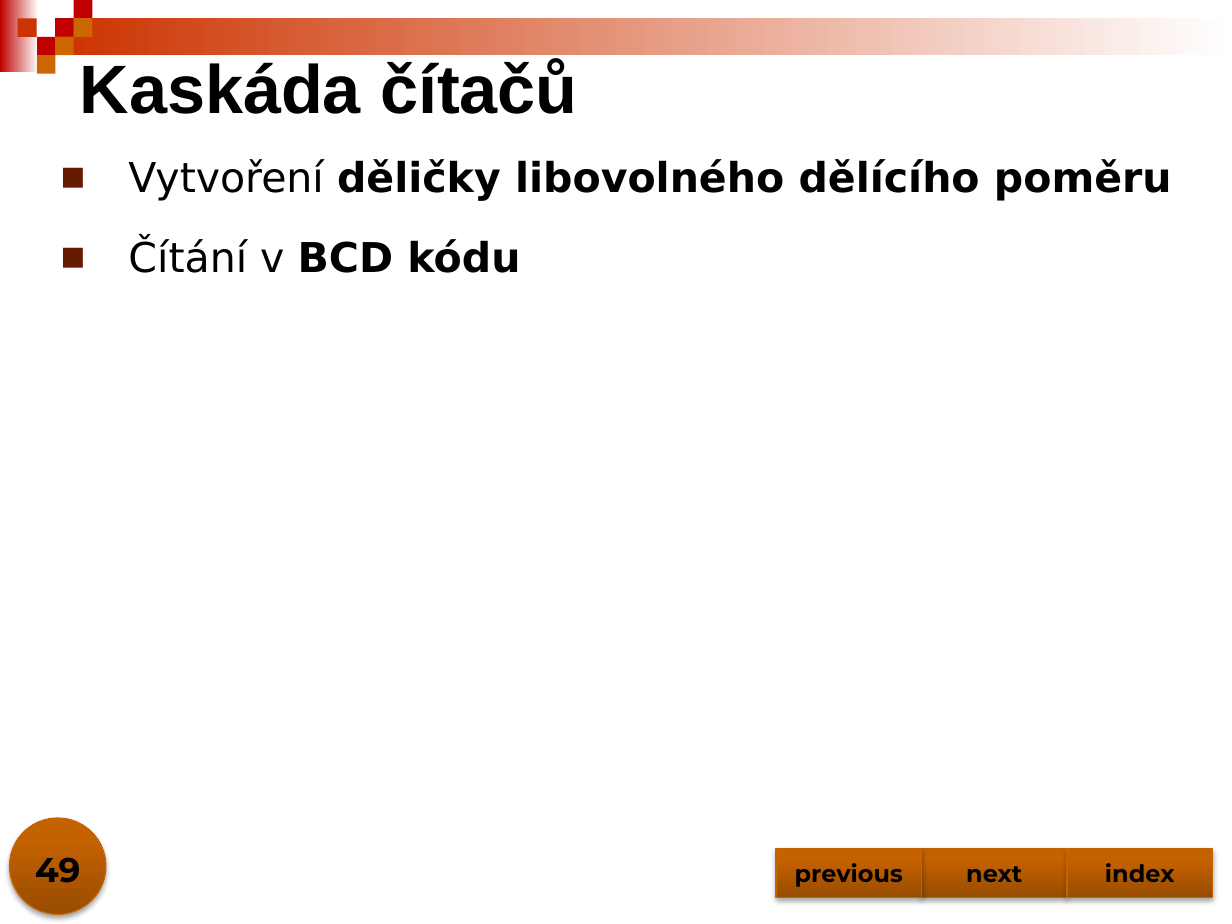
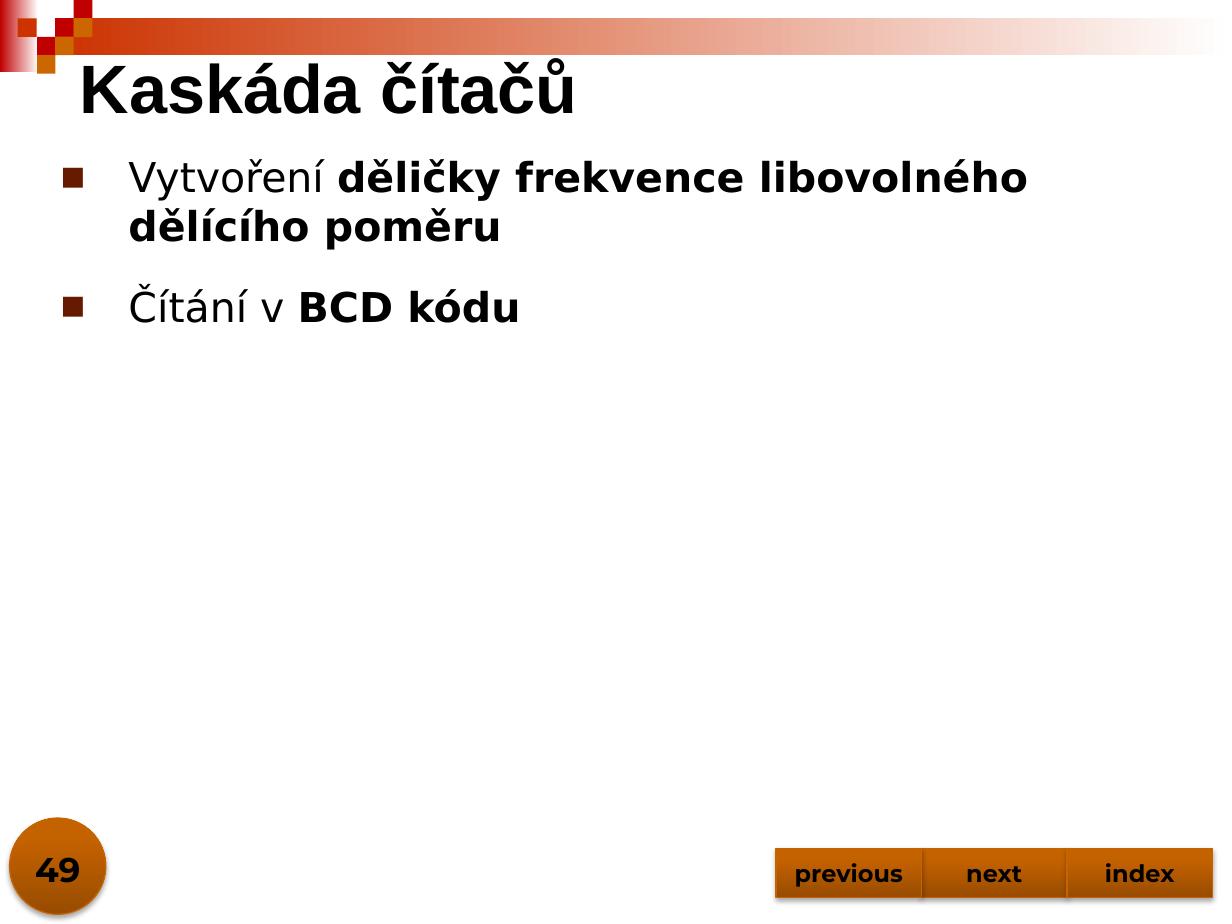
Before and after one commit to jjasik/spse, a slide deck: slide 49 of predmety/dig/materialy/citace.pptx. Drawn at 1232x924 pixels with LibreOffice and Linux fonts; fonts in the diff are those of the drawing. Boxes give left, top, right and bottom in pixels: in the first picture for what was removed or moved away, otherwise in the second. Text is boxed around its words. In the diff, an @@ line names an element or a change of style, - is before the commit and + after.

```diff
--- a/predmety/dig/materialy/citace.pptx
+++ b/predmety/dig/materialy/citace.pptx
@@ text at (x1=128, y1=159, x2=1028, y2=250): text changed @@
-■ Vytvoření děličky libovolného dělícího poměru
+■ Vytvoření děličky frekvence libovolného dělícího poměru
```
Also in this commit, not shown: 20 other slides changed, 1 slide added, 2 slides removed.
